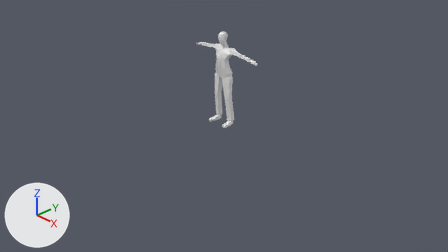
The Blender file AdventurePlayground/MyCharacters/Full Character.blend as it was, and as the next commit left it.
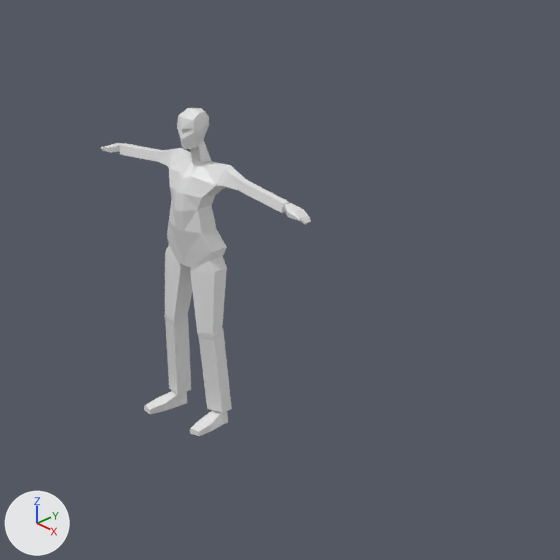
Old and new are each drawn from the file's camera 'Camera' and again close up on the part from 37% to 74% of the width and 0% to 65% of the height. Arrows for +X, +Y and +Z are at lower left; the lights stay in place.
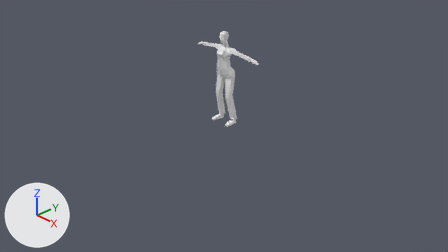
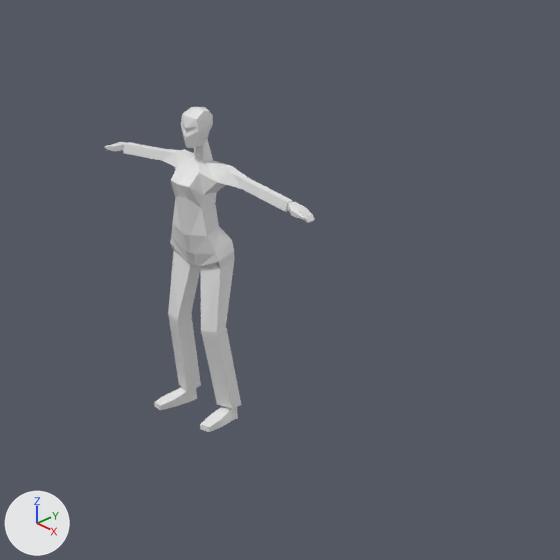
Location of each change, [x1, y1, x2, y2] in pixels of the close-ups (560 x 560 px; the box of a moved part takes in the faces that stretch with it):
'Cube.001', reshaped, moved: before [101, 108, 311, 436]; after [104, 107, 314, 432]
part 1 of me_cube_001, moved or reshaped: before [158, 140, 245, 334]; after [162, 139, 249, 332]
part 2 of me_cube_001, moved or reshaped: before [144, 319, 232, 436]; after [154, 318, 241, 432]

Diff of the bpy script that builds the scene:
```diff
--- a/AdventurePlayground/MyCharacters/Full Character.blend.py
+++ b/AdventurePlayground/MyCharacters/Full Character.blend.py
@@ me_cube_001 @@
 # used by ob_cube_001; location = (0.0, 0.0, 1.304); scale = (0.152, 0.152, 0.152)
-me_cube_001.from_pydata(...)  # 175 vertices, 160 faces; spans x 0.0..4.88, y -1.18..0.57, z -8.39..2.69
+me_cube_001.from_pydata(...)  # 179 vertices, 160 faces; spans x 0.0..4.88, y -0.93..0.83, z -8.39..2.69
+# me_cube_001 part 1
+# 1 face is deleted
+# 3 vertices in x 0.77..1.13, y -0.42..0.47, z -0.12..0.34 move by (-0.12, 0.0, 0.03)
+# 43 vertices move from x 0.0..1.39, y -0.84..0.57, z -2.89..1.3 to x 0.0..1.35, y -0.93..0.71, z -2.89..1.31
+# 4 vertices are added at (0.28, -0.24, -2.79), (1.01, -0.21, -2.35), (1.13, -0.08, -2.66), (0.24, -0.14, -2.89)
+# 1 new face joins them
+# me_cube_001 part 2
+# 23 vertices in x 0.75..1.4, y -1.18..0.47, z -8.39..-7.9 move by (0.0, 0.3, 0.0)
+# 1 vertex moves from x 0.75, y 0.52, z -7.9 to x 0.75, y 0.83, z -7.9
 me_cube_001.materials.append(mat_material)
@@ ob_cube_001 @@
 ob_cube_001 = bpy.data.objects.new('Cube.001', me_cube_001)
-ob_cube_001.location = (0.0, 0.0, 1.304)
+ob_cube_001.location = (0.0, 0.026, 1.304)
 ob_cube_001.scale = (0.152, 0.152, 0.152)
```
